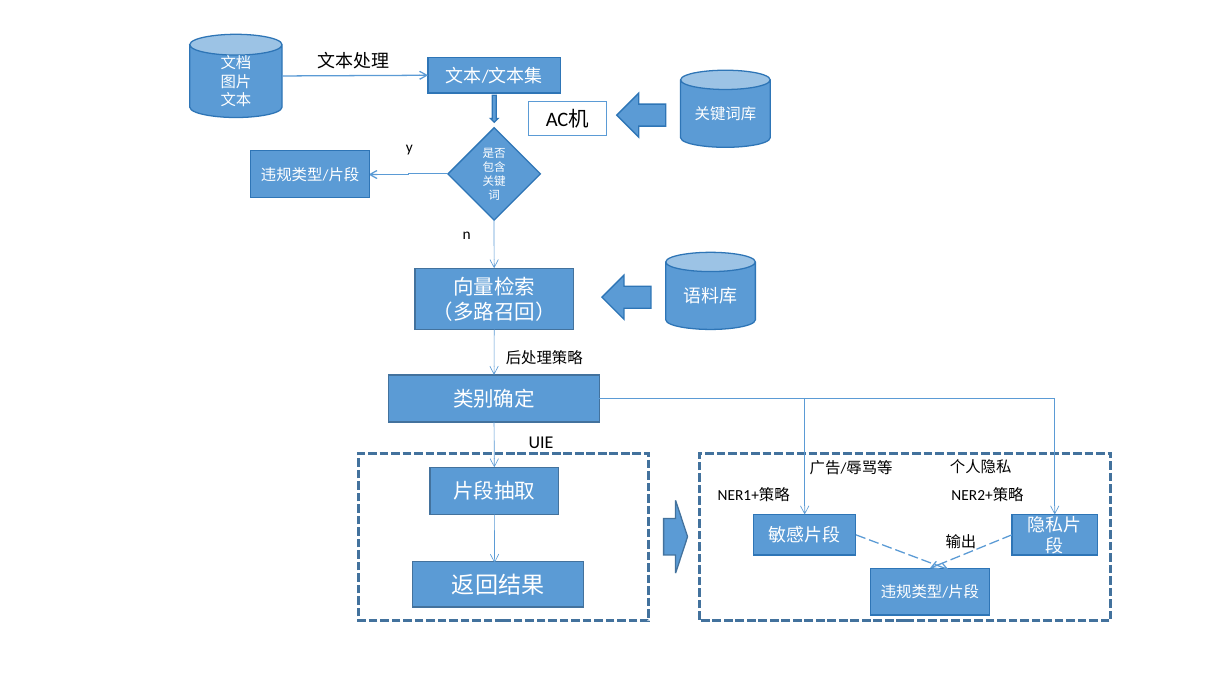
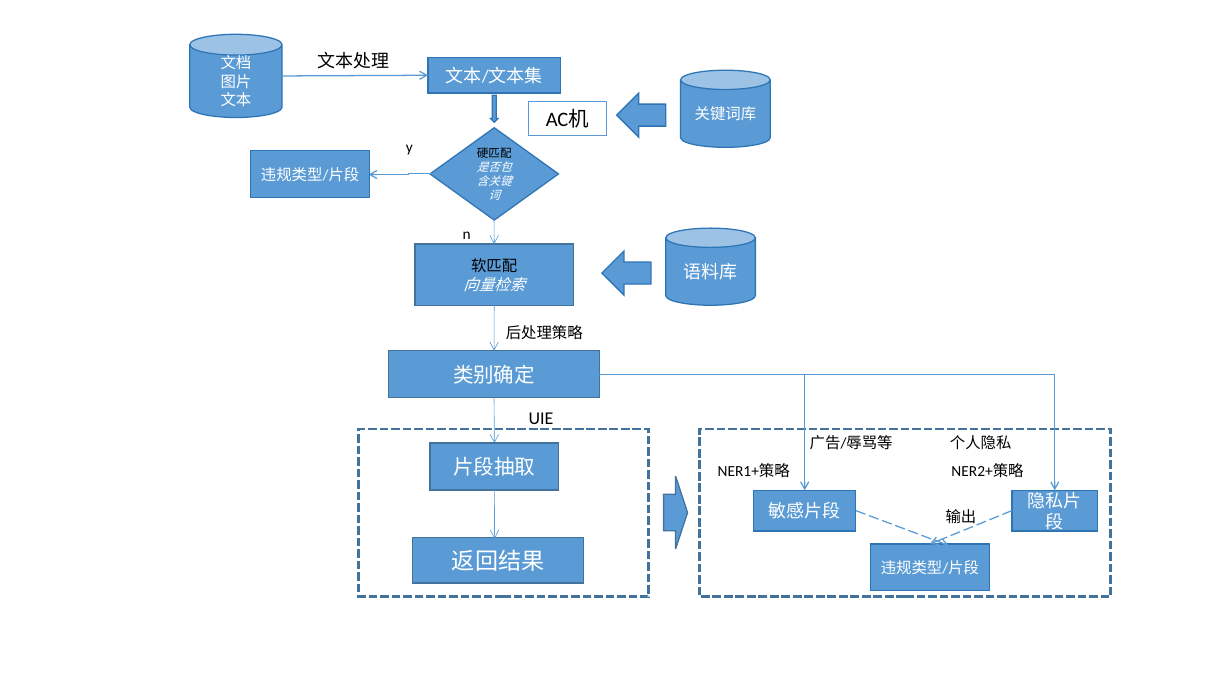
Before and after one commit to KATEhuang920909/qiji_compet, a slide deck: slide 7 of 流程图.pptx. Drawn at 1232x693 pixels with LibreOffice and Linux fonts; fonts in the diff are those of the drawing. Boxes give left, top, right and bottom in pixels: in the first picture for what was removed or moved away, otherwise in the second. Text is boxed around its words. In the diff, an @@ line names an element or a change of style, - is before the commit and + after.

```diff
--- a/流程图.pptx
+++ b/流程图.pptx
@@ diamond "硬匹配": place and size @@
-diamond "硬匹配" at <box>448,128,541,220</box>
+diamond "硬匹配" at <box>430,128,558,220</box>
@@ text in diamond at <box>477,147,512,158</box>: paragraph added @@
+硬匹配
@@ text in diamond at <box>477,161,512,200</box>: italic on in "是否包含关键词" @@
@@ text in rectangle at <box>471,258,517,272</box>: paragraph added @@
+软匹配
@@ text in rectangle at <box>463,277,525,291</box>: size 16 to 12 pt, italic on in "向量检索" @@
@@ text in rectangle at <box>433,301,556,321</box>: paragraph removed @@
-（多路召回）
@@ elbow arrow (600, 374) - (805, 491): stroke #5B9BD5 0.5 pt to #5B9BD5 1 pt @@
@@ 9 rectangles, 7 texts, 6 arrows, 2 elbow arrows, 1 cylinder, 1 left arrow, 1 right arrow: place and size @@
-9 rectangles, 7 texts, 6 arrows, 2 elbow arrows, 1 cylinder, 1 left arrow, 1 right arrow at <box>359,220,1111,620</box>
+9 rectangles, 7 texts, 6 arrows, 2 elbow arrows, 1 cylinder, 1 left arrow, 1 right arrow at <box>359,196,1111,596</box>
@@ elbow arrow (602, 374) - (1055, 491): stroke #5B9BD5 0.5 pt to #5B9BD5 1 pt @@
```
Also in this commit, not shown: 7 other files.
